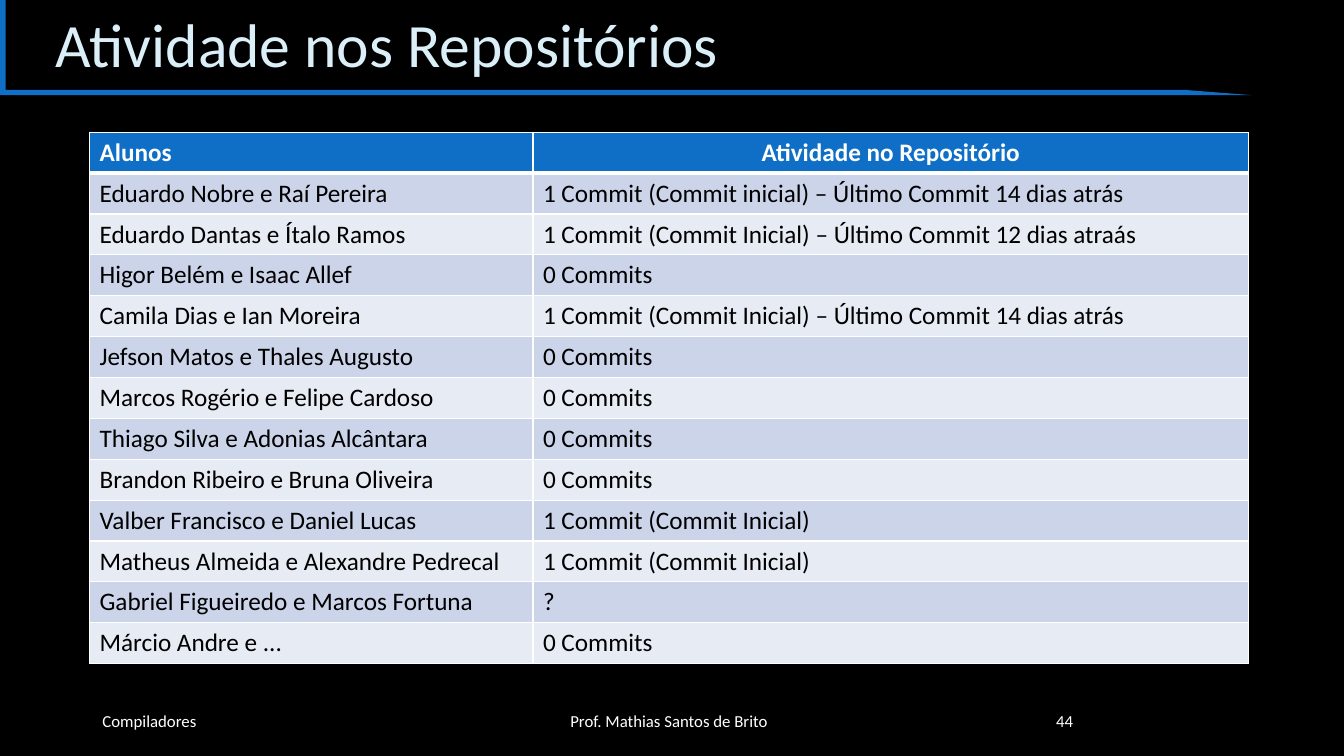
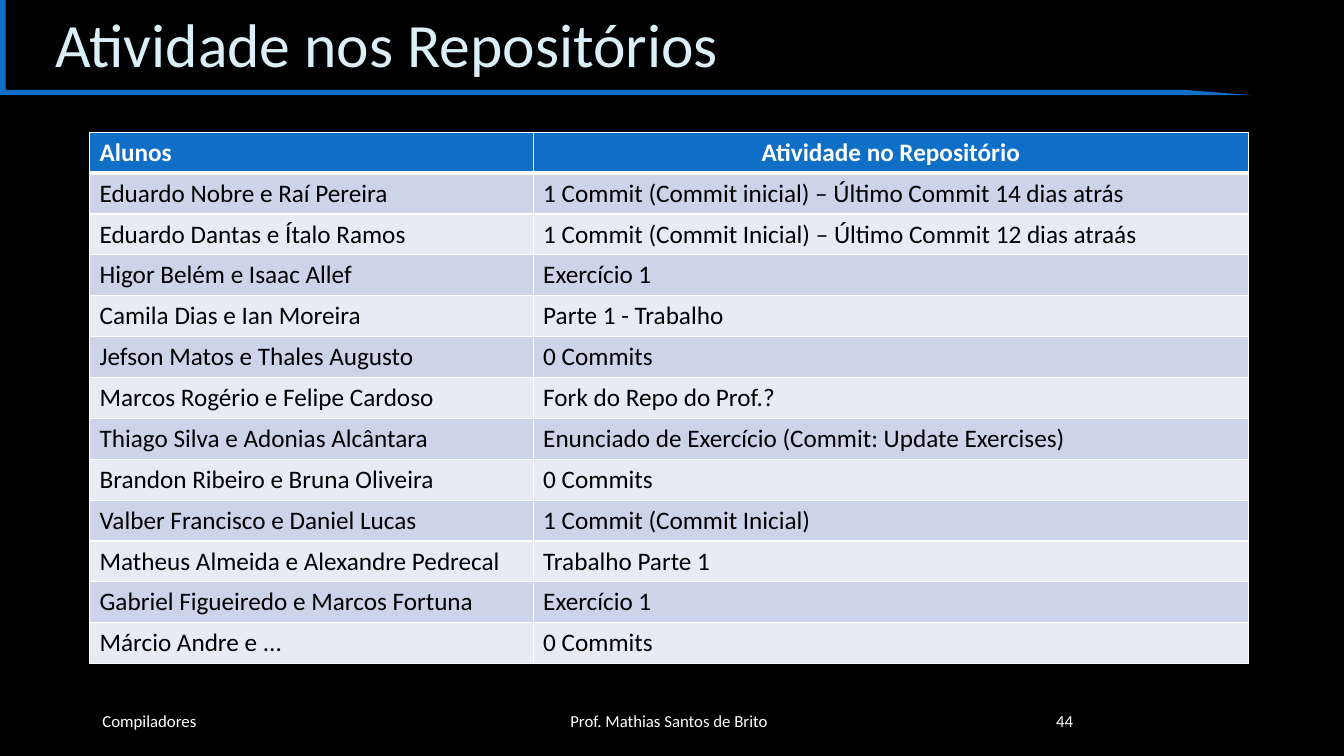
Before and after one commit to cet058-Org/2019.1, a slide deck: slide 44 of slides.pptx. Drawn at 1344x756 pixels with LibreOffice and Linux fonts; fonts in the diff are those of the drawing; background and template pictures are left out. Boxes give left, top, right and bottom in pixels: in the first picture for what was removed or moved away, otherwise in the second. Text is boxed around its words. In the diff, an @@ line names an element or a change of style, - is before the commit and + after.

Commit message:
updated slides

```diff
--- a/slides.pptx
+++ b/slides.pptx
@@ table at [90, 132, 1249, 663] @@
-row 4, column 2: 0 Commits
+row 4, column 2: Exercício 1
-row 5, column 2: 1 Commit (Commit Inicial) – Último Commit 14 dias atrás
+row 5, column 2: Parte 1 - Trabalho
-row 7, column 2: 0 Commits
+row 7, column 2: Fork do Repo do Prof.?
-row 8, column 2: 0 Commits
+row 8, column 2: Enunciado de Exercício (Commit: Update Exercises)
-row 11, column 2: 1 Commit (Commit Inicial)
+row 11, column 2: Trabalho Parte 1
-row 12, column 2: ?
+row 12, column 2: Exercício 1
```
Also in this commit, not shown: 1 slide added.
